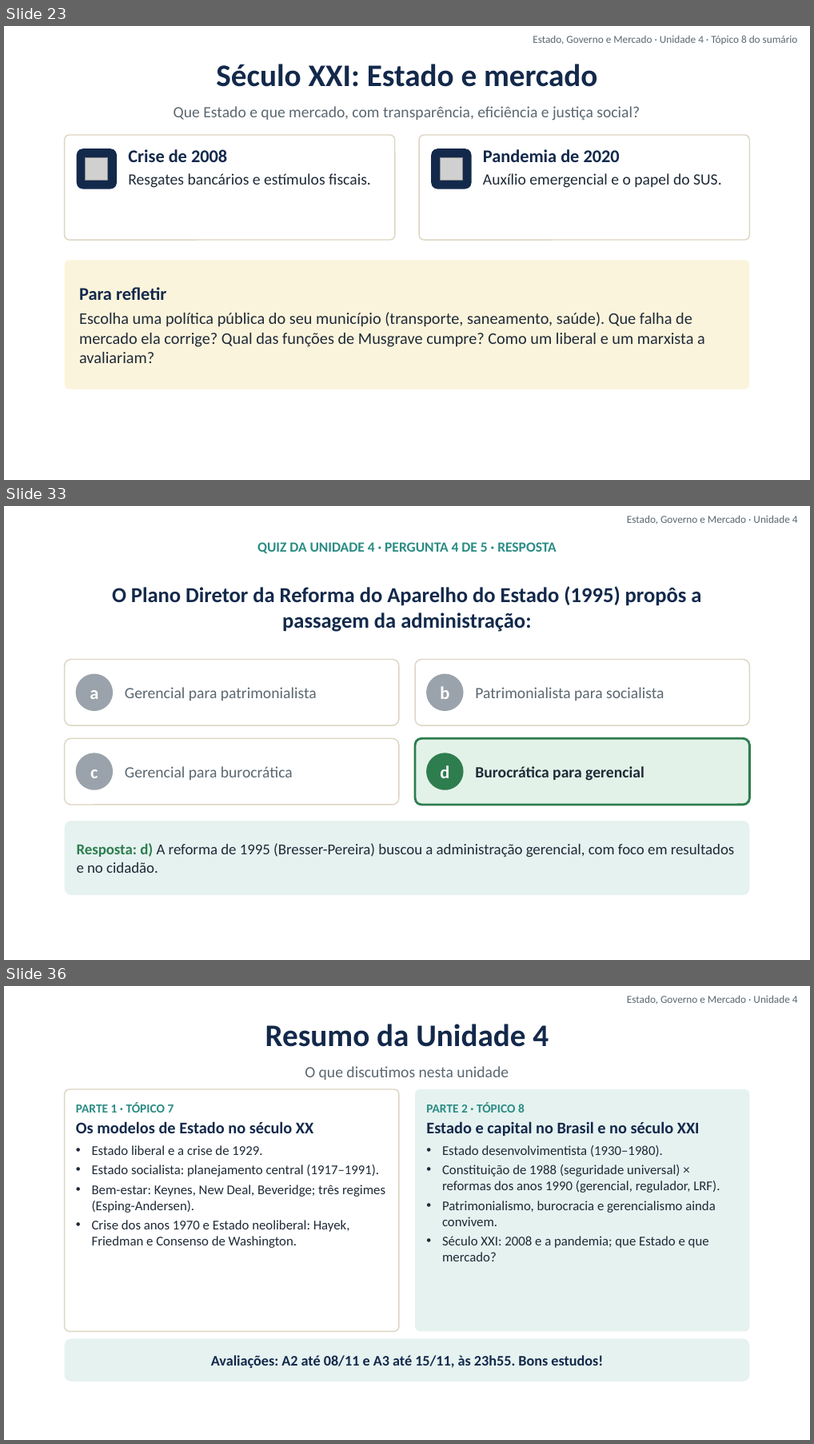
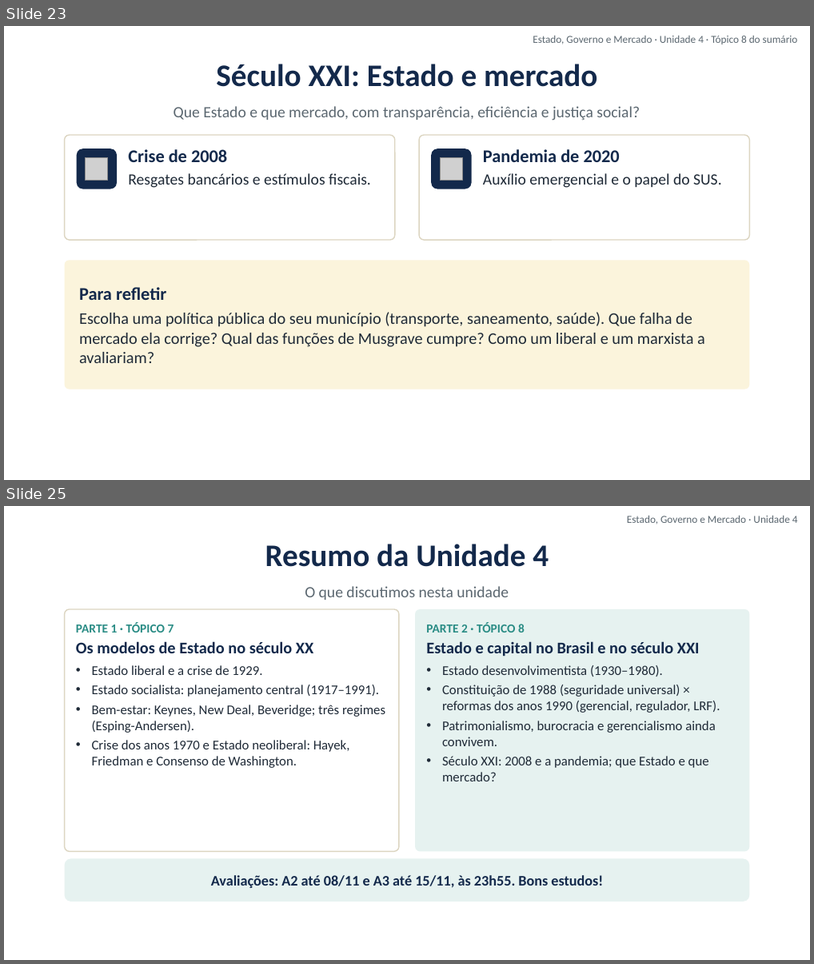
Before and after one commit to cleitonfranco74/gestao_publica, a slide deck: disciplina-01-estado-governo-mercado/materiais/04_Unidade_4_Modelos_de_Estado_e_Brasil.pptx. Shown one above the other, each under a label of ours: slides 23, 33 and 36 before the commit, slides 23 and 25 after it; the slides between them are not shown. The pictures are 814x1444 and 814x964 pixels, drawn with LibreOffice and Linux fonts; fonts in the diff are those of the drawing; grey boxes stand for pictures; background and template pictures are left out. Boxes give left, top, right and bottom in pixels: in the first picture for what was removed or moved away, otherwise in the second. Text is boxed around its words. In the diff, an @@ line names an element or a change of style, - is before the commit and + after.

```diff
--- a/disciplina-01-estado-governo-mercado/materiais/04_Unidade_4_Modelos_de_Estado_e_Brasil.pptx
+++ b/disciplina-01-estado-governo-mercado/materiais/04_Unidade_4_Modelos_de_Estado_e_Brasil.pptx
@@ slide 33 removed at bbox=[4, 506, 810, 960], background picture (left out) @@
@@ text removed at bbox=[627, 516, 798, 524] @@
-Estado, Governo e Mercado · Unidade 4
@@ text removed at bbox=[258, 542, 557, 554] @@
-QUIZ DA UNIDADE 4 · PERGUNTA 4 DE 5 · RESPOSTA
@@ text removed at bbox=[112, 586, 702, 632] @@
-O Plano Diretor da Reforma do Aparelho do Estado (1995) propôs a passagem da administração:
@@ rounded rectangle removed at bbox=[65, 660, 399, 725] @@
@@ rounded rectangle removed at bbox=[415, 660, 750, 725] @@
@@ rounded rectangle removed at bbox=[76, 674, 113, 711] @@
-a
@@ text removed at bbox=[125, 687, 317, 700] @@
-Gerencial para patrimonialista
@@ rounded rectangle removed at bbox=[426, 674, 464, 711] @@
-b
@@ text removed at bbox=[475, 687, 664, 700] @@
-Patrimonialista para socialista
@@ rounded rectangle removed at bbox=[65, 738, 399, 804] @@
@@ rounded rectangle removed at bbox=[415, 738, 750, 804] @@
@@ rounded rectangle removed at bbox=[76, 752, 113, 790] @@
-c
@@ text removed at bbox=[125, 766, 293, 780] @@
-Gerencial para burocrática
@@ rounded rectangle removed at bbox=[426, 752, 464, 790] @@
-d
@@ text removed at bbox=[475, 766, 645, 780] @@
-Burocrática para gerencial
@@ rounded rectangle removed at bbox=[65, 820, 750, 895] @@
-Resposta: d) A reforma de 1995 (Bresser-Pereira) buscou a administração gerencial, com foco em resultados e no cidadão.
@@ what was slide 36 is now slide 25 @@
```
Also in this commit, not shown: 1 slide changed, 10 other slides removed, 17 other files.
